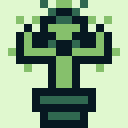
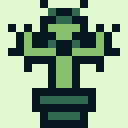
Layers edited between the first and the second w=128, h=128 image:
painted on "Background" over [8, 0, 120, 72]
